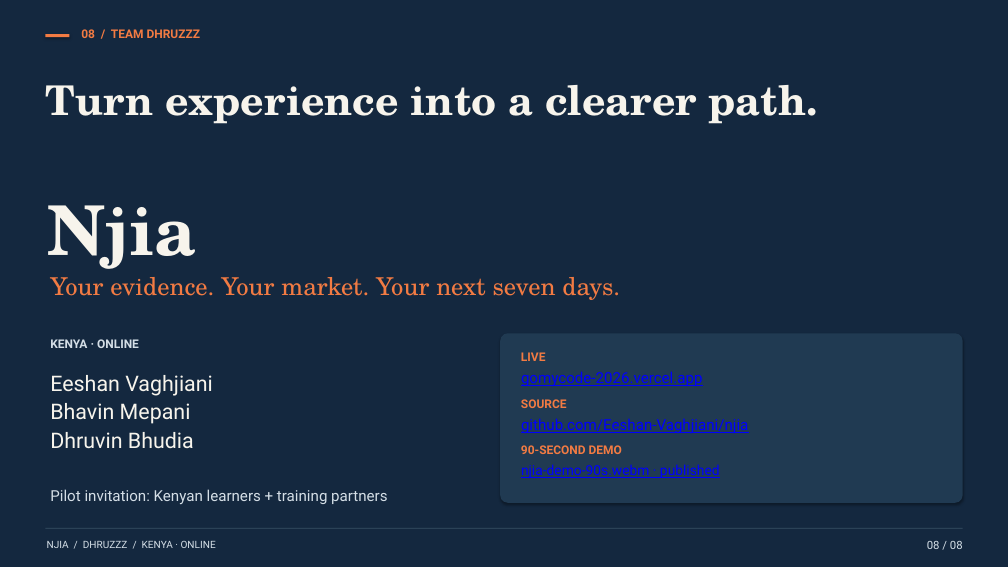
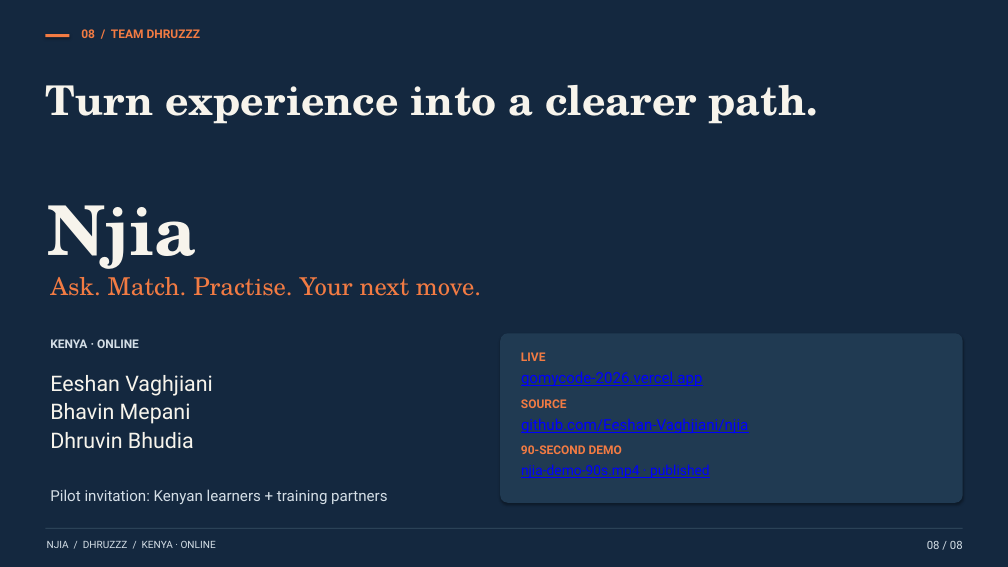
Before and after one commit to Eeshan-Vaghjiani/njia, a slide deck: slide 8 of presentation/Njia-Dhruzzz.pptx. Drawn at 1008x567 pixels with LibreOffice and Linux fonts; fonts in the diff are those of the drawing. Boxes give left, top, right and bottom in pixels: in the first picture for what was removed or moved away, otherwise in the second. Text is boxed around its words. In the diff, an @@ line names an element or a change of style, - is before the commit and + after.

Commit message:
Verify NVIDIA fallback and publish refreshed MP4 demo and slides

```diff
--- a/presentation/Njia-Dhruzzz.pptx
+++ b/presentation/Njia-Dhruzzz.pptx
@@ text at <box>50,277,481,296</box>: text changed @@
-Your evidence. Your market. Your next seven days.
+Ask. Match. Practise. Your next move.
@@ text at <box>521,464,710,478</box>: text changed @@
-njia-demo-90s.webm · published
+njia-demo-90s.mp4 · published
```
Also in this commit, not shown: 7 other slides changed, 30 other files.
